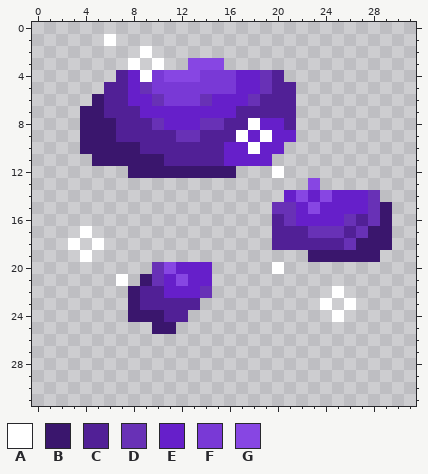
Edited in one commit: pixel-art sprite (assets/deco2.png). Above: the version before the commit.
The file is 512x512 pixels, drawn in blocks of 16x16; one block is one cell here.
Palette (. is transparent): A #ffffff  B #3a166d  C #512096  D #6831b6  E #661fca  F #7939d6  G #8746e3
Pixels before, first column x 3:
 1 ...A.......................
 2 ......A....................
 3 .....A.A..GGG..............
 4 ....CEAFGGGFFFEEDC.........
 5 ...CCEDFFFFFFFEEDCC........
 6 ..BCCEEDFFFDEEEDCCC........
 7 .BBCCCEEEEEEEECCCCC........
 8 .BBBCCCDEEEDDCCAEEC........
 9 .BBBCCCCCDDCCCAEAEE........
10 .BBBBBCCCCCCCEEAEE.........
11 ..BBBBBBCCCCCEEEE..........
12 .....BBBBBBBBB...A.........
13 ....................G......
14 ..................EGEGEEED.
15 .................DDEGEEEEDB
16 .................CDEEEEDCDB
17 .A...............CCCDDDCDBB
18 A.A..............CCCCCCDBBB
19 .A..................BBBBBB.
20 .......DGEEE.....A.........
21 ....A.BDEGEE...............
22 .....BCCEEED..........A....
23 .....BCCCCC..........A.A...
24 .....BBBCC............A....
25 .......BB..................
After:
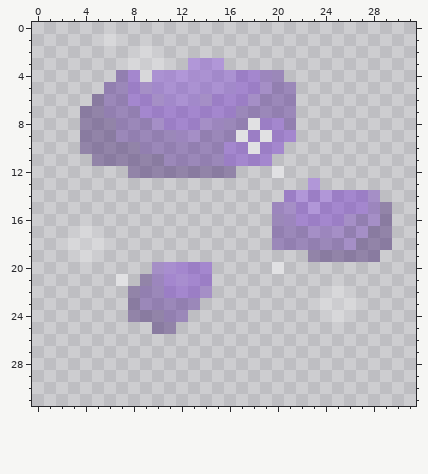
Change:
colour A: #ffffff -> #ffffff66
colour B: #3a166d -> #3a166d66
colour C: #512096 -> #51209666
colour D: #6831b6 -> #6831b666
colour E: #661fca -> #661fca66
colour F: #7939d6 -> #7939d666
colour G: #8746e3 -> #8746e366
Where, in picture pixels (left, top, right, bottom), the same in both pictures:
changed: (68, 34, 392, 334)
